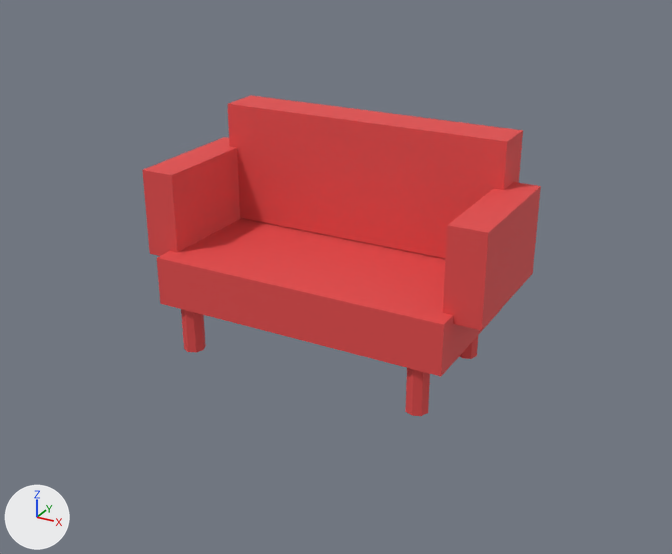
The FBX model assets/items/Red Sofa.fbx as it was, and as the next commit left it.
Both versions are drawn from a 50 mm camera at (1.48, -2.65, 1.36) aimed at (0.02, 0.01, 0.03). Lighting does not change. The marker at lower left points along +X, +Y and +Z. The older version comes first.

Script lines for the objects in view, before the commit:
```python
me_cube_148 = bpy.data.meshes.new('Cube.148')
me_cube_148.from_pydata(...)  # a box spanning x -0.55..0.55, y -0.379..0.171, z -0.236..-0.056; a box spanning x -0.55..0.55, y 0.096..0.256, z -0.051..0.399; a box spanning x -0.645..-0.515, y -0.304..0.196, z -0.086..0.234; a box spanning x 0.515..0.645, y -0.304..0.196, z -0.086..0.234; an 8-sided cylinder along z spanning x -0.49..-0.41, y -0.364..-0.284, z -0.416..-0.236; an 8-sided cylinder along z spanning x 0.41..0.49, y -0.364..-0.284, z -0.416..-0.236; an 8-sided cylinder along z spanning x -0.49..-0.41, y 0.076..0.156, z -0.416..-0.236; an 8-sided cylinder along z spanning x 0.41..0.49, y 0.076..0.156, z -0.416..-0.236
me_cube_148.materials.append(mat_m_025)  # red #e54b4b
ob_red_sofa = bpy.data.objects.new('red_sofa', me_cube_148)
ob_red_sofa.location = (0.0, 0.104, 0.146)
```
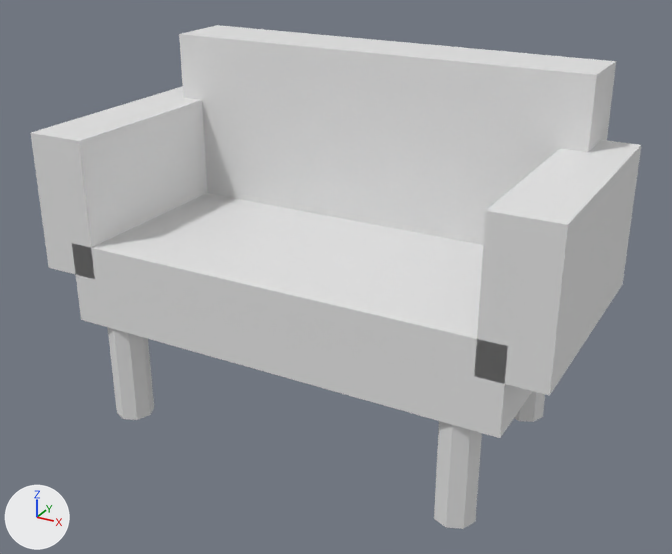
Location of each change, [x1, y1, x2, y2] in pixels of the pictures (672 x 554 px; the box of a moved part takes in the faces that stretch with it):
'red_sofa', recoloured, reshaped, moved (53% wider, 57% taller): before [142, 95, 541, 416]; after [31, 25, 641, 529]
part 1 of me_cube_148, moved or reshaped: before [142, 137, 241, 256]; after [31, 86, 207, 278]
part 2 of me_cube_148, moved or reshaped: before [443, 182, 541, 330]; after [475, 140, 641, 395]
part 3 of me_cube_148, moved or reshaped: before [181, 309, 206, 352]; after [108, 328, 154, 420]
part 4 of me_cube_148, moved or reshaped (not visible afterwards): before [405, 368, 430, 416]
part 5 of me_cube_148, moved or reshaped (not visible before): after [434, 421, 482, 529]
part 6 of me_cube_148, moved or reshaped: before [459, 336, 478, 359]; after [514, 391, 545, 422]
part 7 of me_cube_148, moved or reshaped: before [157, 95, 523, 376]; after [72, 25, 616, 438]

Edits to the bpy script that builds the scene:
```text
Add mat_red_sofa_mat_001:
    mat_red_sofa_mat_001 = principled_material('Red Sofa_mat.001')
    mat_red_sofa_mat_001.base_color = (0.8, 0.8, 0.8)  # white #e7e7e7
Change me_cube_148:
    used by ob_red_sofa; location = (0.0, 0.104, 0.146)
    remove me_cube_148.from_pydata(...)  # 96 vertices, 64 faces; spans x -0.645..0.645, y -0.379..0.256, z -0.416..0.399
    remove me_cube_148.materials.append(mat_m_025)  # red #e54b4b
    add me_cube_148.from_pydata(...)  # 96 vertices, 64 faces; spans x -0.93..0.93, y -0.538..0.392, z -0.715..0.59
    me_cube_148 part 1: the loose piece of 8 vertices spanning x -0.645..-0.515, y -0.304..0.196, z -0.086..0.234 is scaled about its middle by (1.69, 1.7, 1.56), then moved by (-0.24, -0.059, 0.02)
    me_cube_148 part 2: the loose piece of 8 vertices spanning x 0.515..0.645, y -0.304..0.196, z -0.086..0.234 is scaled about its middle by (1.69, 1.7, 1.56), then moved by (0.24, -0.059, 0.02)
    me_cube_148 part 3: the loose piece of 16 vertices spanning x -0.49..-0.41, y -0.364..-0.284, z -0.416..-0.236 is scaled about its middle by (1.75, 1.75, 2.11), then moved by (-0.2, -0.139, -0.2)
    me_cube_148 part 4: the loose piece of 16 vertices spanning x 0.41..0.49, y -0.364..-0.284, z -0.416..-0.236 is scaled about its middle by (1.75, 1.75, 2.11), then moved by (-1.1, 0.561, -0.2)
    me_cube_148 part 5: the loose piece of 16 vertices spanning x -0.49..-0.41, y 0.076..0.156, z -0.416..-0.236 is scaled about its middle by (1.75, 1.75, 2.11), then moved by (1.1, -0.579, -0.2)
    me_cube_148 part 6: the loose piece of 16 vertices spanning x 0.41..0.49, y 0.076..0.156, z -0.416..-0.236 is scaled about its middle by (1.75, 1.75, 2.11), then moved by (0.2, 0.121, -0.2)
    me_cube_148 part 7
    me_cube_148.vertices[0].co: (-0.55, -0.379, -0.236) -> (-0.8, -0.538, -0.335)  # pixel (160, 303) -> pixel (81, 319)
    me_cube_148.vertices[1].co: (-0.55, -0.379, -0.056) -> (-0.8, -0.538, -0.035)  # pixel (156, 257) -> pixel (71, 243)
    me_cube_148.vertices[2].co: (-0.55, 0.171, -0.236) -> (-0.8, 0.312, -0.335)
    me_cube_148.vertices[3].co: (-0.55, 0.171, -0.056) -> (-0.8, 0.312, -0.035)
    me_cube_148.vertices[4].co: (0.55, -0.379, -0.236) -> (0.8, -0.538, -0.335)  # pixel (441, 376) -> pixel (500, 438)
    me_cube_148.vertices[5].co: (0.55, -0.379, -0.056) -> (0.8, -0.538, -0.035)  # pixel (443, 324) -> pixel (507, 346)
    me_cube_148.vertices[6].co: (0.55, 0.171, -0.236) -> (0.8, 0.312, -0.335)  # pixel (501, 309) -> not seen
    me_cube_148.vertices[7].co: (0.55, 0.171, -0.056) -> (0.8, 0.312, -0.035)
    me_cube_148.vertices[8].co: (-0.55, 0.096, -0.051) -> (-0.8, 0.142, -0.06)
    me_cube_148.vertices[9].co: (-0.55, 0.096, 0.399) -> (-0.8, 0.142, 0.59)  # pixel (227, 103) -> pixel (179, 33)
    me_cube_148.vertices[10].co: (-0.55, 0.256, -0.051) -> (-0.8, 0.392, -0.06)
    me_cube_148.vertices[11].co: (-0.55, 0.256, 0.399) -> (-0.8, 0.392, 0.59)  # pixel (251, 95) -> pixel (217, 25)
    me_cube_148.vertices[12].co: (0.55, 0.096, -0.051) -> (0.8, 0.142, -0.06)
    me_cube_148.vertices[13].co: (0.55, 0.096, 0.399) -> (0.8, 0.142, 0.59)  # pixel (507, 141) -> pixel (596, 74)
    me_cube_148.vertices[14].co: (0.55, 0.256, -0.051) -> (0.8, 0.392, -0.06)
    me_cube_148.vertices[15].co: (0.55, 0.256, 0.399) -> (0.8, 0.392, 0.59)  # pixel (523, 130) -> pixel (616, 61)
    add me_cube_148.materials.append(mat_red_sofa_mat_001)  # white #e7e7e7
Change ob_red_sofa:
    ob_red_sofa.location: (0.0, 0.104, 0.146) -> (0.0, 0.113, 0.185)
```
